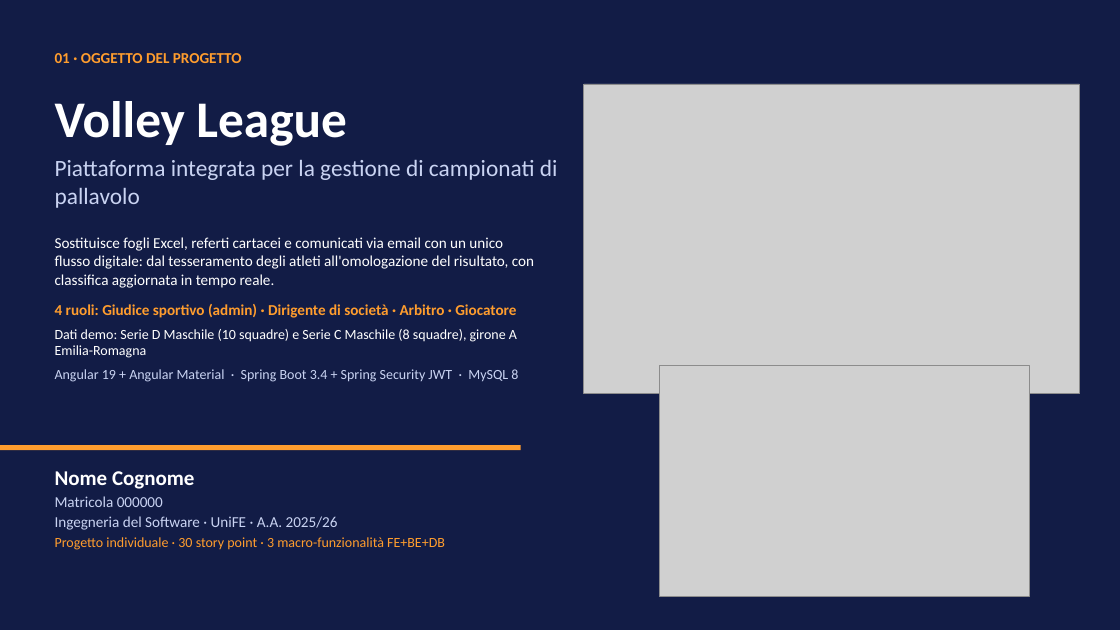
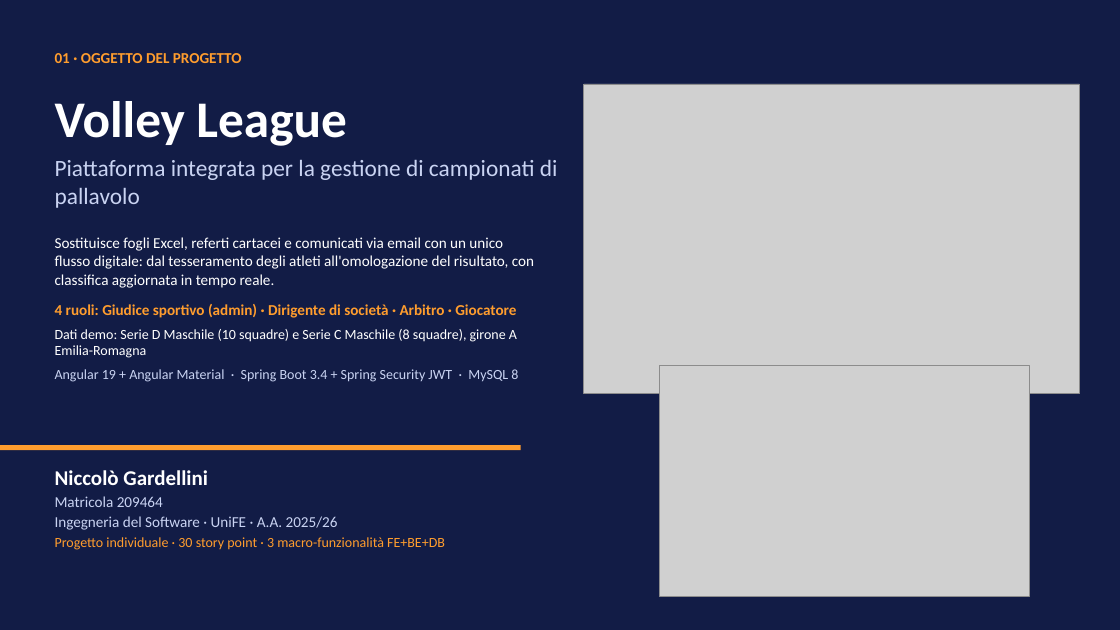
Before and after one commit to niccologardellini/volley-league-backend, a slide deck: slide 1 of relazione_esame/Relazione_VolleyLeague.pptx. Drawn at 1120x630 pixels with LibreOffice and Linux fonts; fonts in the diff are those of the drawing; grey boxes stand for pictures. Boxes give left, top, right and bottom in pixels: in the first picture for what was removed or moved away, otherwise in the second. Text is boxed around its words. In the diff, an @@ line names an element or a change of style, - is before the commit and + after.

```diff
--- a/relazione_esame/Relazione_VolleyLeague.pptx
+++ b/relazione_esame/Relazione_VolleyLeague.pptx
@@ text at [55, 470, 208, 507]: text changed; size 13 to 18 pt; text colour #C9D3F2 to #FFFFFF; bold on @@
-Nome Cognome
-Matricola 000000
+Niccolò Gardellini
+Matricola 209464
```
Also in this commit, not shown: 8 other slides changed, 1 slide added, 1 slide removed, 14 other files.
